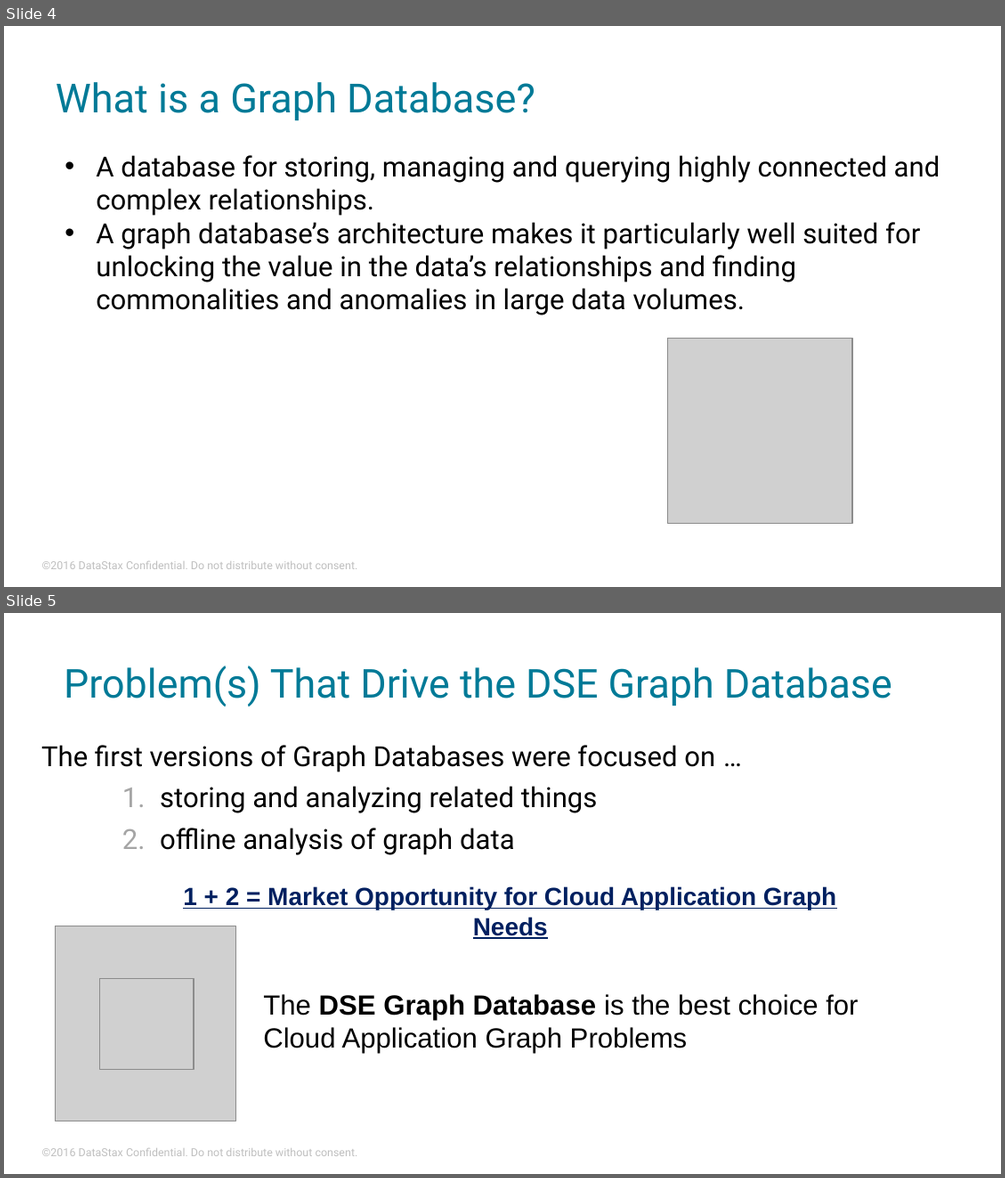
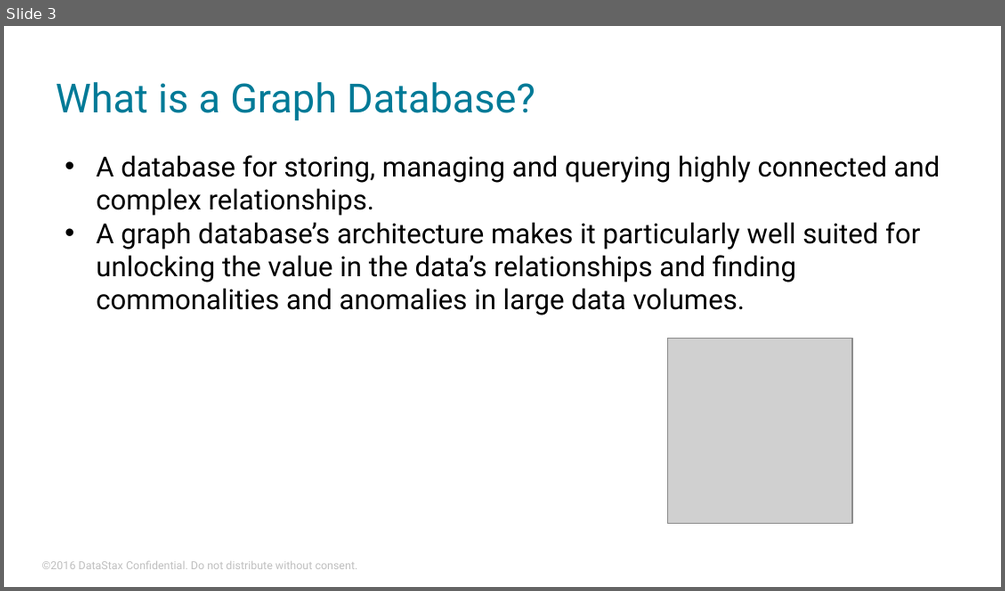
Before and after one commit to DSPN/DataStaxDay, a slide deck: lectures/Lecture 5 - Graph.pptx. Shown one above the other, each under a label of ours: slides 4 and 5 before the commit, slide 3 after it. The pictures are 1005x1178 and 1005x591 pixels, drawn with LibreOffice and Linux fonts; fonts in the diff are those of the drawing; grey boxes stand for pictures; background and template pictures are left out. Boxes give left, top, right and bottom in pixels: in the first picture for what was removed or moved away, otherwise in the second. Text is boxed around its words. In the diff, an @@ line names an element or a change of style, - is before the commit and + after.

Commit message:
Updated the deck

```diff
--- a/lectures/Lecture 5 - Graph.pptx
+++ b/lectures/Lecture 5 - Graph.pptx
@@ slide 5 removed at [4, 613, 1001, 1174], background #FFFFFF @@
@@ title removed at [64, 666, 892, 706] @@
-Problem(s) That Drive the DSE Graph Database
@@ text removed at [41, 745, 715, 855] @@
-The first versions of Graph Databases were focused on …
-  1. storing and analyzing related things
-  2. offline analysis of graph data
@@ text removed at [183, 886, 836, 939] @@
-1 + 2 = Market Opportunity for Cloud Application Graph Needs
@@ picture removed at [55, 926, 235, 1121] @@
@@ picture removed at [100, 978, 194, 1069] @@
@@ text removed at [263, 994, 858, 1054] @@
-The DSE Graph Database is the best choice for Cloud Application Graph Problems
@@ text removed at [42, 1148, 358, 1156] @@
-©2016 DataStax Confidential. Do not distribute without consent.
@@ what was slide 4 is now slide 3 @@
```
Also in this commit, not shown: 1 other slide removed.
